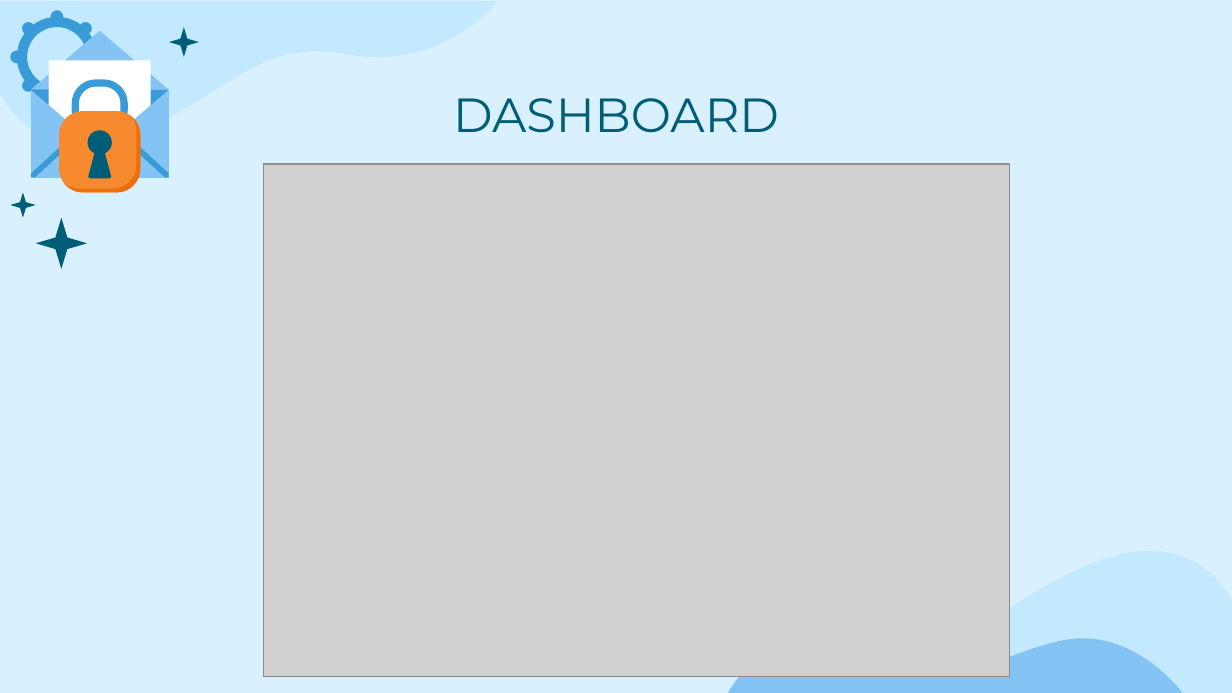
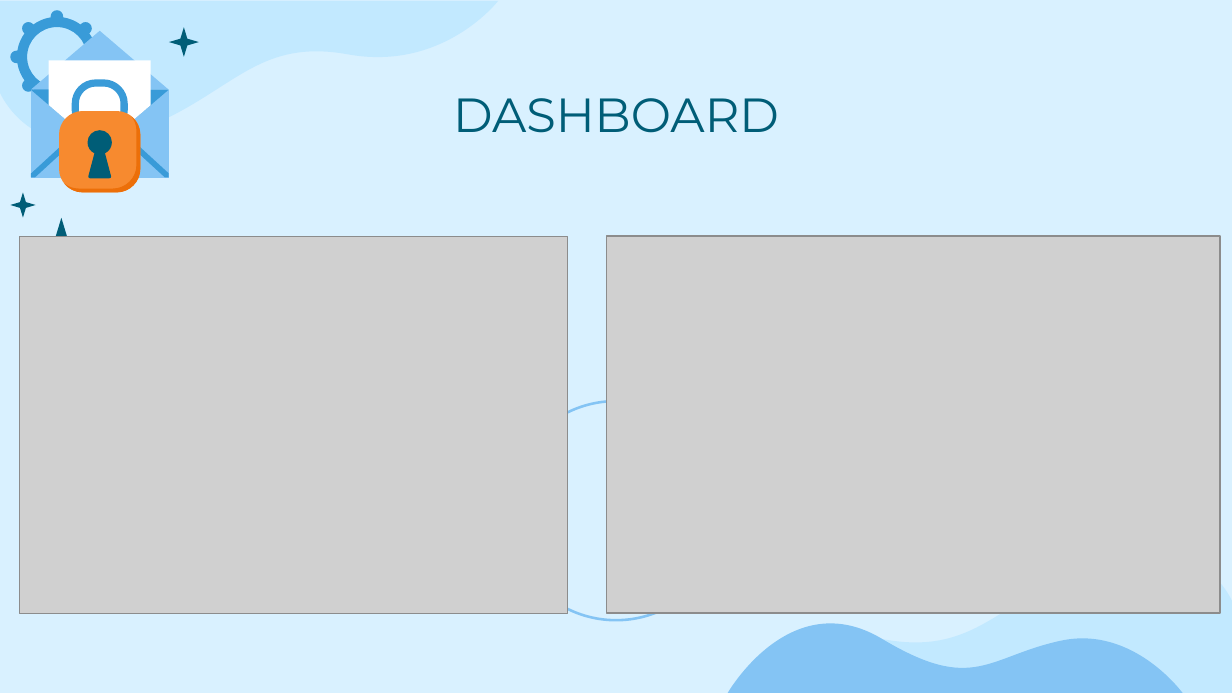
Before and after one commit to nguyenhoang4875/SavingFiles, a slide deck: slide 10 of JiraForSoftwareDevelopment2.pptx. Drawn at 1232x693 pixels with LibreOffice and Linux fonts; fonts in the diff are those of the drawing; grey boxes stand for pictures. Boxes give left, top, right and bottom in pixels: in the first picture for what was removed or moved away, otherwise in the second. Text is boxed around its words. In the diff, an @@ line names an element or a change of style, - is before the commit and + after.

```diff
--- a/JiraForSoftwareDevelopment2.pptx
+++ b/JiraForSoftwareDevelopment2.pptx
@@ picture: place and size @@
-picture at [264,164,1010,676]
+picture at [20,237,568,614]
@@ picture added at [606,237,1220,614] @@
@@ ellipse added at [506,402,726,621], outline #84C4F4 1.5 pt @@
```
Also in this commit, not shown: 1 slide added, 2 slides removed.
